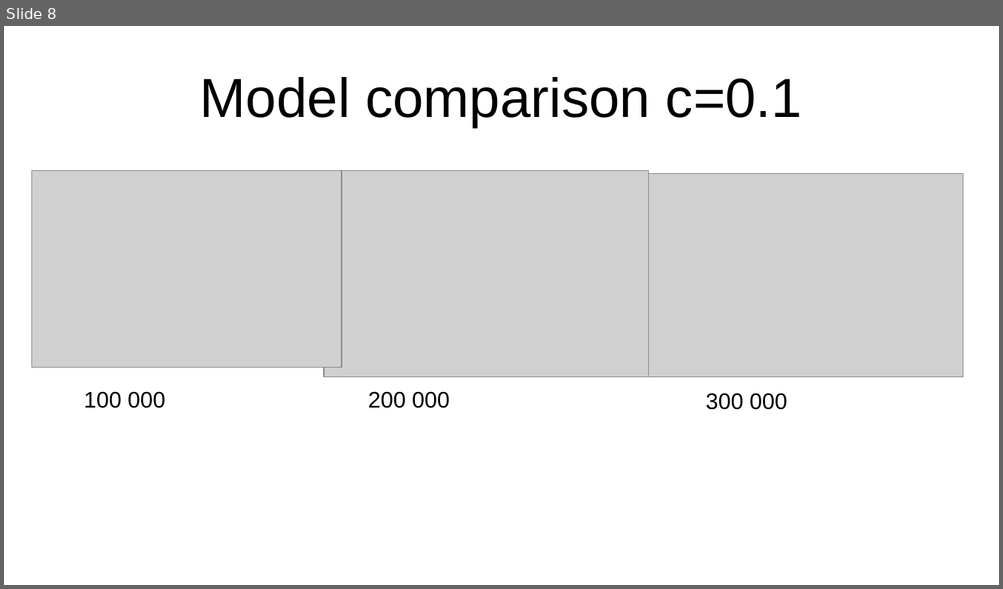
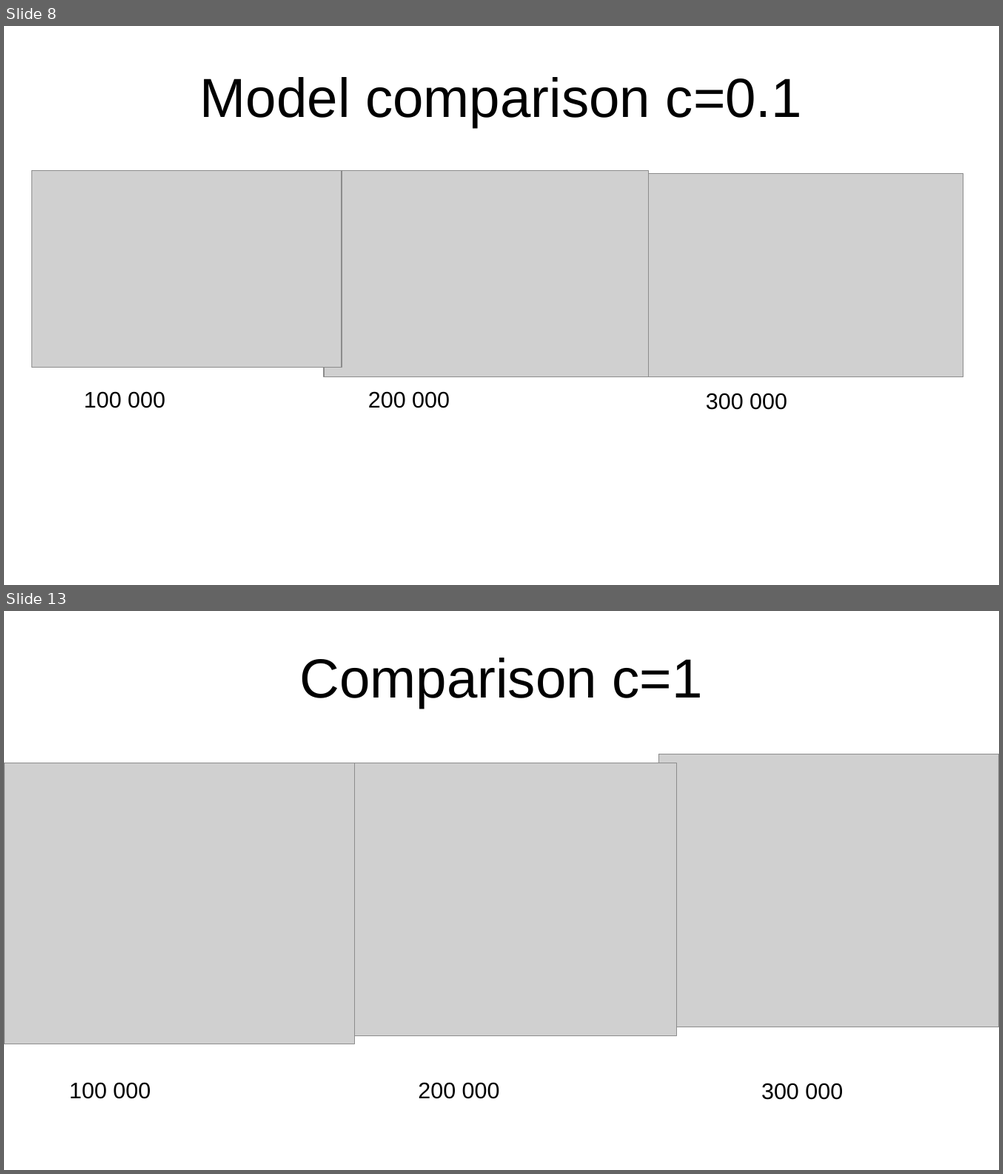
Before and after one commit to woutervdw2/curiosity_driven_fairness, a slide deck: ppo_lending_overview.pptx. Shown one above the other, each under a label of ours: slide 8 before the commit, slides 8 and 13 after it; the slides between them are not shown. The pictures are 1003x589 and 1003x1174 pixels, drawn with LibreOffice and Linux fonts; fonts in the diff are those of the drawing; grey boxes stand for pictures. Boxes give left, top, right and bottom in pixels: in the first picture for what was removed or moved away, otherwise in the second. Text is boxed around its words. In the diff, an @@ line names an element or a change of style, - is before the commit and + after.

Commit message:
ptx update

```diff
--- a/ppo_lending_overview.pptx
+++ b/ppo_lending_overview.pptx
@@ slide 13 added at (x1=4, y1=611, x2=999, y2=1170), background #FFFFFF @@
@@ title added at (x1=299, y1=658, x2=703, y2=708), 44 pt, text #000000 @@
+Comparison c=1
@@ picture added at (x1=4, y1=763, x2=354, y2=1044) @@
@@ picture added at (x1=336, y1=763, x2=677, y2=1036) @@
@@ picture added at (x1=659, y1=755, x2=999, y2=1027) @@
@@ text added at (x1=69, y1=1082, x2=151, y2=1099), 18 pt, text #000000 @@
+100 000
@@ text added at (x1=418, y1=1082, x2=500, y2=1099), 18 pt, text #000000 @@
+200 000
@@ text added at (x1=761, y1=1083, x2=842, y2=1100), 18 pt, text #000000 @@
+300 000
```
Also in this commit, not shown: 7 slides changed, 13 other slides added.
